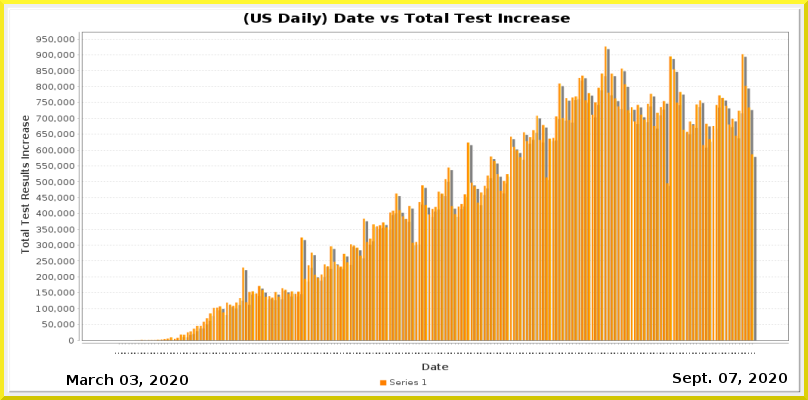
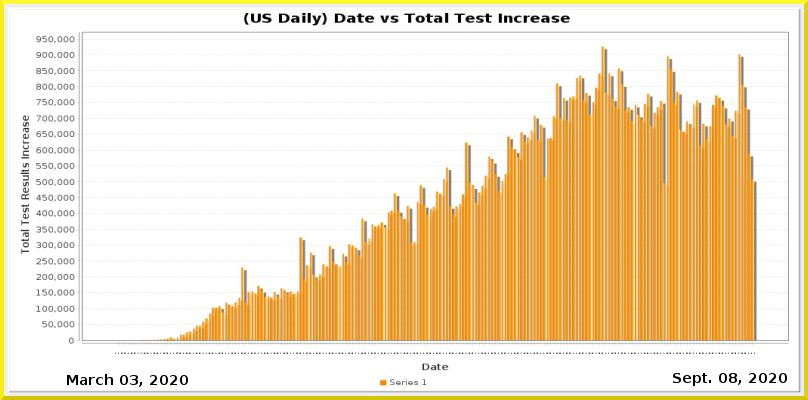
Two versions of the same layered image (808x400). Layer-by-layer changes:
painted on "Current Date" over [729, 373, 737, 383]
painted on "Date_vs_TestIncrease.png" over [137, 46, 757, 354]
